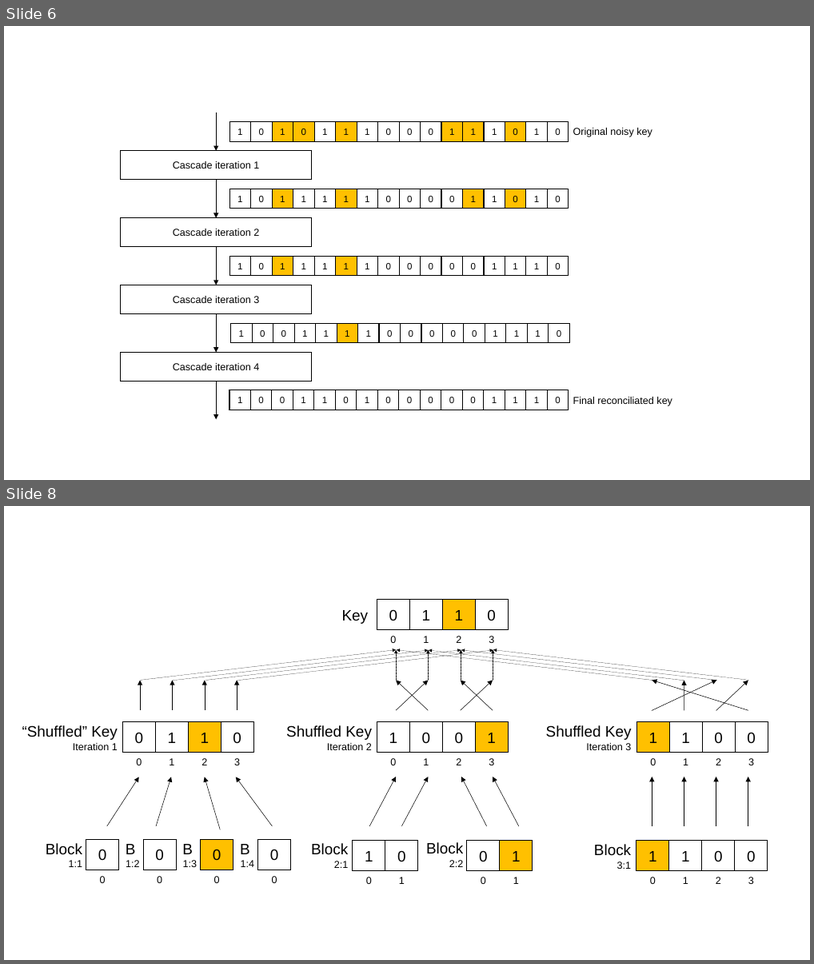
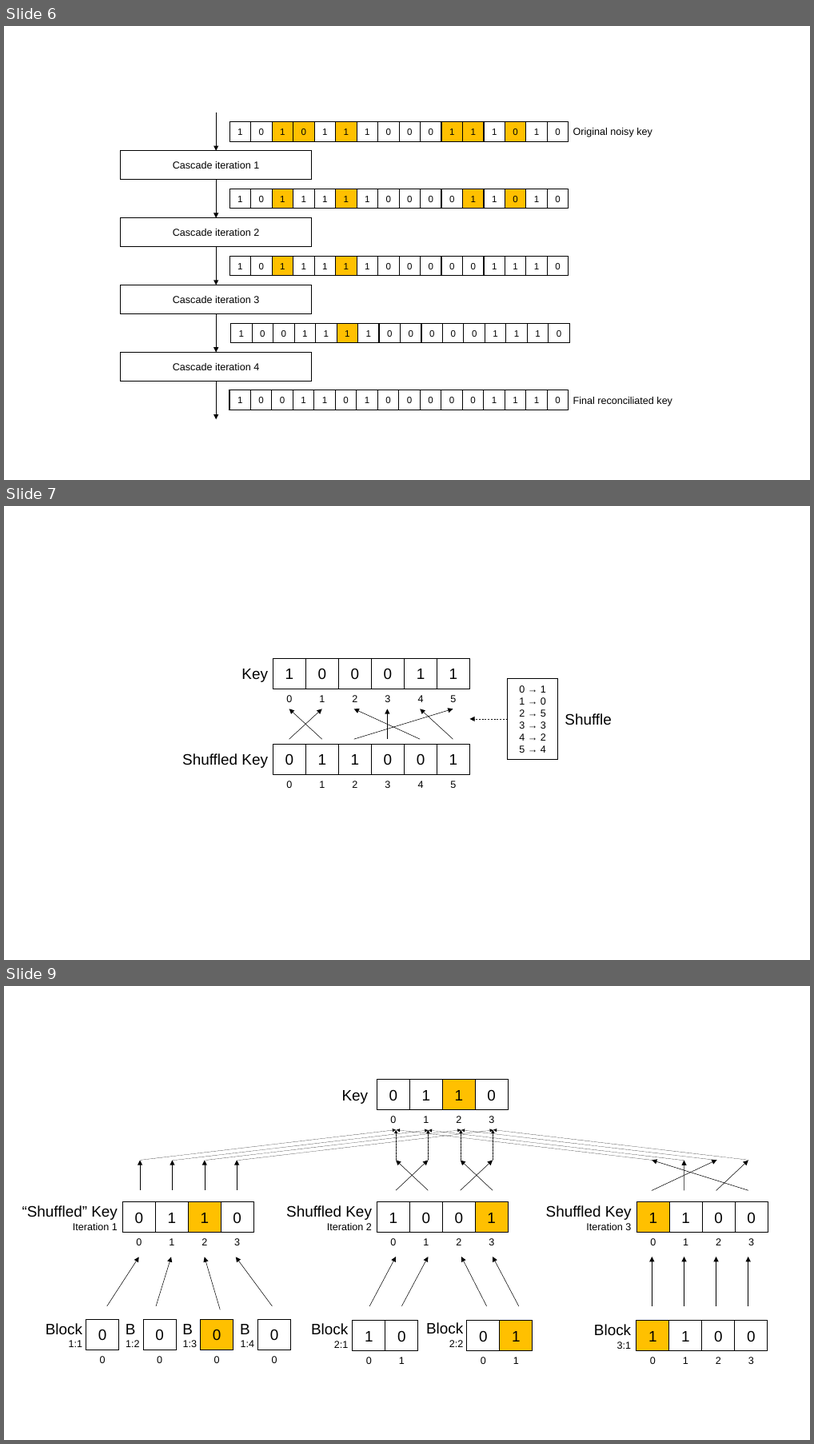
Before and after one commit to brunorijsman/cascade-python, a slide deck: docs/source/figures/figures.pptx. Shown one above the other, each under a label of ours: slides 6 and 8 before the commit, slides 6, 7 and 9 after it; the slides between them are not shown. The pictures are 814x964 and 814x1444 pixels, drawn with LibreOffice and Linux fonts; fonts in the diff are those of the drawing. Boxes give left, top, right and bottom in pixels: in the first picture for what was removed or moved away, otherwise in the second. Text is boxed around its words. In the diff, an @@ line names an element or a change of style, - is before the commit and + after.

```diff
--- a/docs/source/figures/figures.pptx
+++ b/docs/source/figures/figures.pptx
@@ slide 7 added at (4,506,810,960), background #FFFFFF @@
@@ text added at (242,668,268,682), 18 pt, text #000000 @@
+Key
@@ group added at (274,659,470,702): 6 rectangles, 6 texts @@
+1
+0
+0
+0
+1
+1
+0
+1
+2
+3
+4
+5
@@ rectangle added at (508,679,558,759), outline #000000 1 pt, 12 pt, text #000000 @@
+0 → 1
+1 → 0
+2 → 5
+3 → 3
+4 → 2
+5 → 4
@@ arrow added from (290, 739) to (322, 708), #000000 0.5 pt @@
@@ arrow added from (322, 739) to (290, 708), #000000 0.5 pt @@
@@ arrow added from (420, 739) to (354, 708), #000000 0.5 pt @@
@@ arrow added from (354, 739) to (454, 708), #000000 0.5 pt @@
@@ arrow added from (387, 739) to (387, 708), #000000 0.5 pt @@
@@ arrow added from (454, 739) to (420, 708), #000000 0.5 pt @@
@@ arrow added from (508, 719) to (470, 719), #000000 0.5 pt dashed @@
@@ text added at (565,713,611,725), 18 pt, text #000000 @@
+Shuffle
@@ text added at (182,753,268,768), 18 pt, text #000000 @@
+Shuffled Key
@@ group added at (274,744,470,788): 6 rectangles, 6 texts @@
+0
+1
+1
+0
+0
+1
+0
+1
+2
+3
+4
+5
@@ what was slide 8 is now slide 9 @@
```
Also in this commit, not shown: 2 other slides added, 4 other files.
